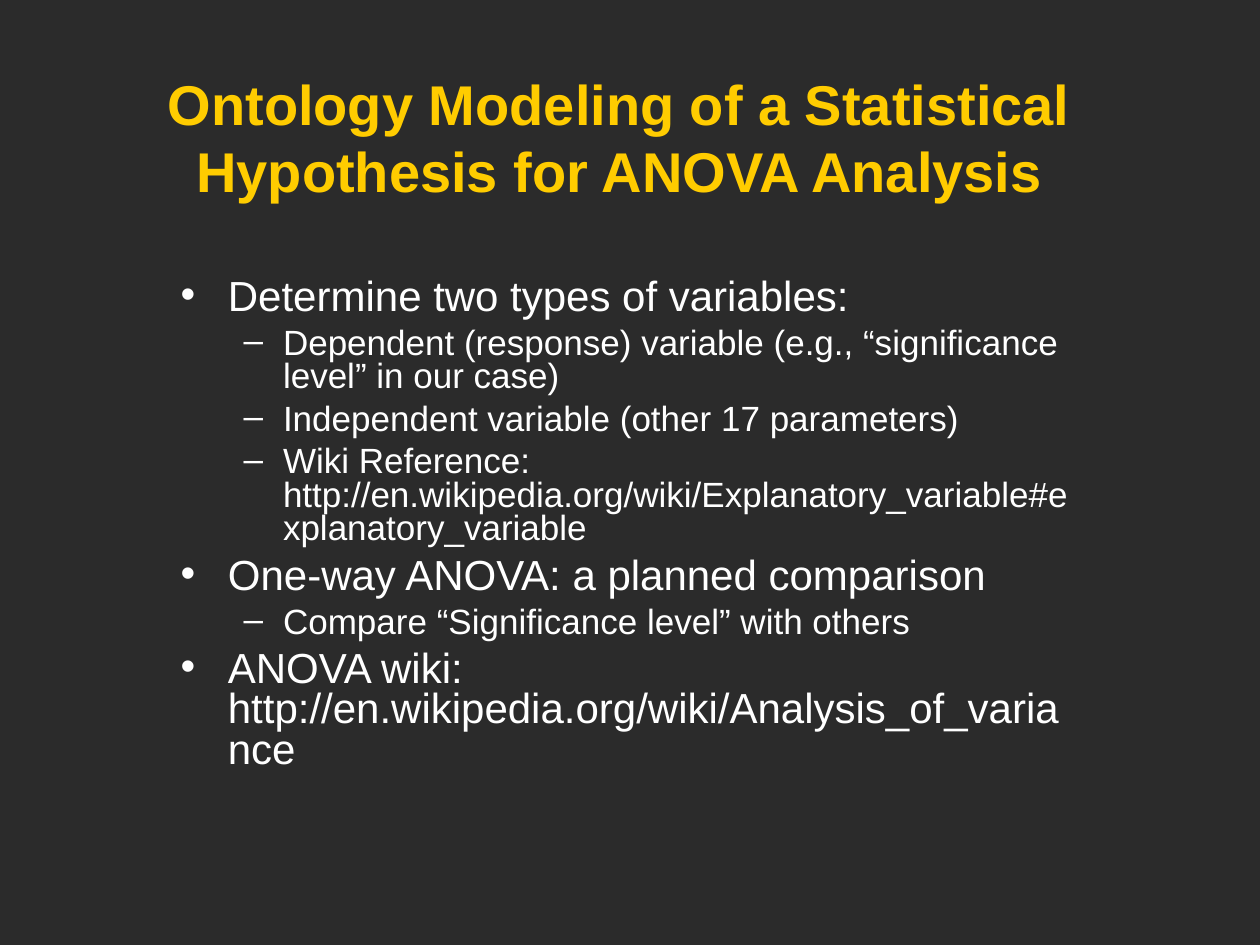
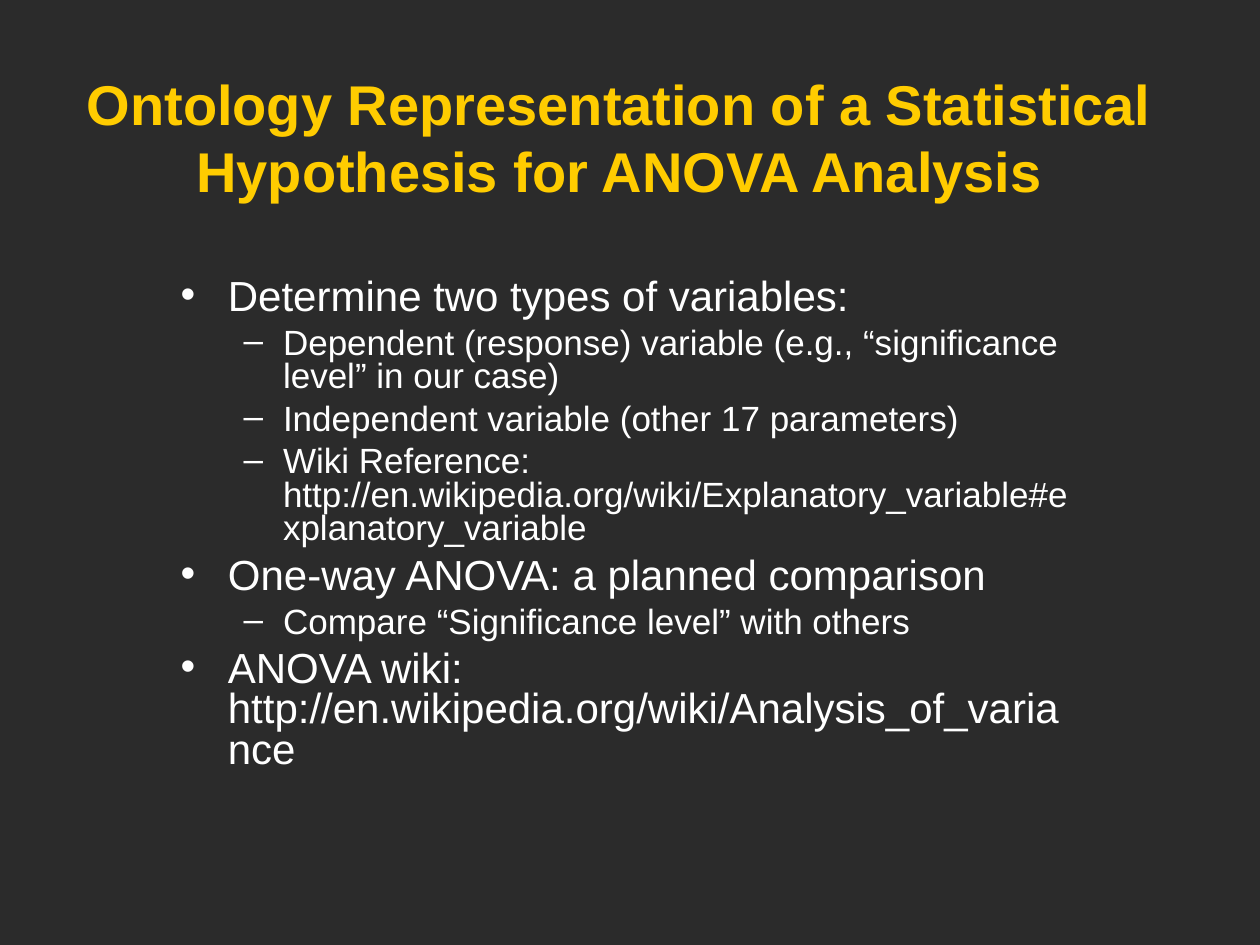
Before and after one commit to obi-ontology/obi-legacy-svn, a slide deck: slide 17 of trunk/docs/developer/use cases/Vaccine_usercase_Vancouver2010.ppt. Drawn at 1260x945 pixels with LibreOffice and Linux fonts; fonts in the diff are those of the drawing; background and template pictures are left out; a plain dark background stands for a picture behind light text. Boxes give left, top, right and bottom in pixels: in the first picture for what was removed or moved away, otherwise in the second. Text is boxed around its words. In the diff, an @@ line names an element or a change of style, - is before the commit and + after.

```diff
--- a/trunk/docs/developer/use cases/Vaccine_usercase_Vancouver2010.ppt
+++ b/trunk/docs/developer/use cases/Vaccine_usercase_Vancouver2010.ppt
@@ title at [87, 84, 1150, 203]: text changed @@
-Ontology Modeling of a Statistical Hypothesis for ANOVA Analysis
+Ontology Representation of a Statistical Hypothesis for ANOVA Analysis
```
Also in this commit, not shown: 16 other slides changed.
